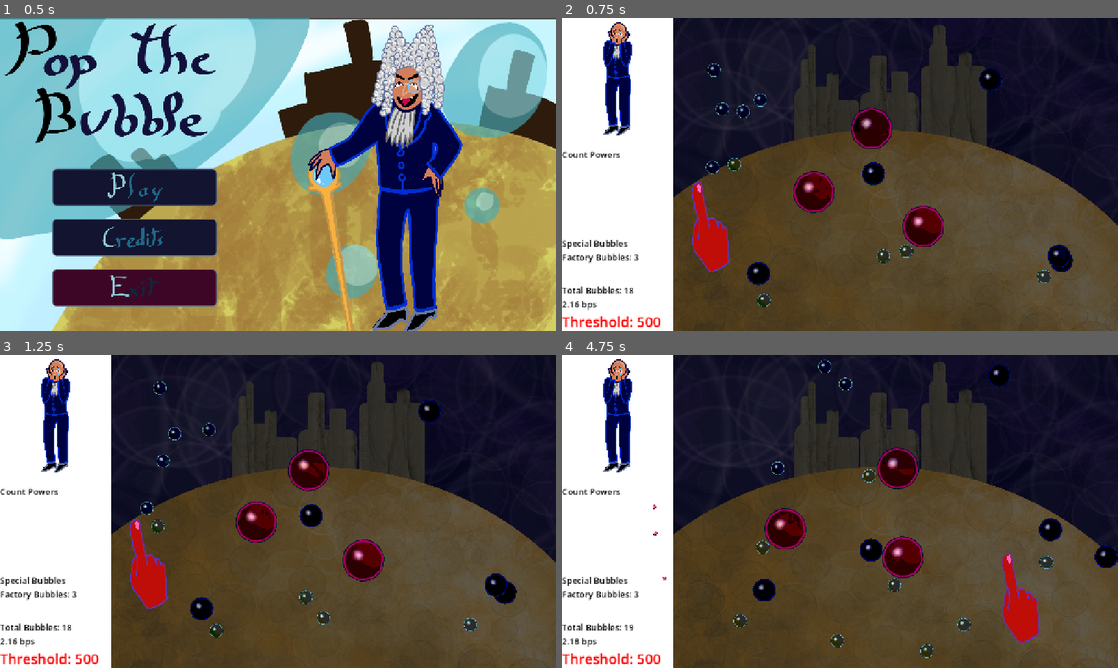
Above: before the commit, frames 1-4 (two rows, left to right).
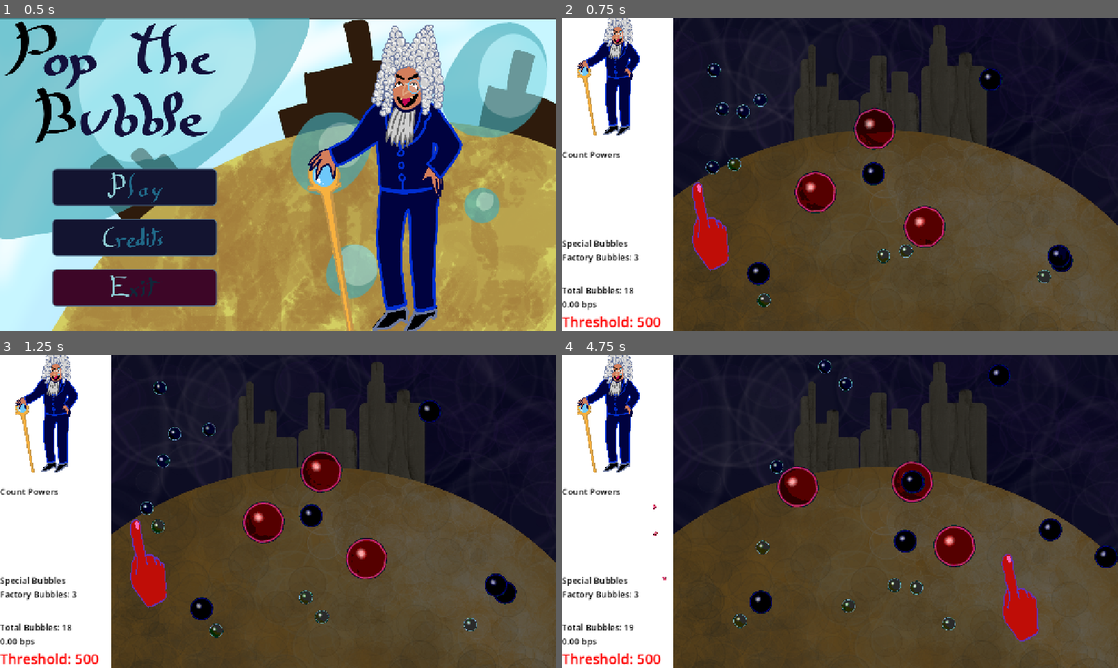
Above: after the commit, the same moments.

Repository: Isaac-SOL/Pop-the-Bubble
Game: Godot game, scene res://scenes/level/main_menu.tscn
Two runs of this game, one before a commit and one after it. Both use one fixed random seed, a clock stepped at 60 frames per second and the inputs below.
Inputs (mouse positions are in pixels of both pictures, inside the frame that each line leads up to):
- Up to frame 1 (0.5 s): no input
- Up to frame 2 (0.75 s): click (695, 187) at 0.5 s
- Up to frame 3 (1.25 s): no input
- Up to frame 4 (4.75 s): move the mouse to (962, 495) at 1.27 s; press the mouse at (962, 495) at 1.28 s; release the mouse at (962, 495) at 2 s; drag from (728, 527) to (606, 511) at 2.02 s; move the mouse to (895, 442) at 2.77 s; press the mouse at (895, 442) at 2.78 s; release the mouse at (895, 442) at 3.5 s; drag from (812, 574) to (689, 527) at 3.52 s; move the mouse to (1006, 558) at 4.27 s; press the mouse at (1006, 558) at 4.28 s

Frame 1 is identical in both runs. In frame 2, 2.7% of the frame differs, in the area x 0-69%, y 0-93%; in frame 3, 3.4%; in frame 4, 6.8%, in the area x 0-89%, y 0-97%.

Commit message:
Added dividen Bubble and refactored the bubble code

Diff:
--- /dev/null
+++ b/assets/models/count/count_normal_frames.tres
@@ -0,0 +1,18 @@
+[gd_resource type="SpriteFrames" format=3 uid="uid://c86m61oel2afq"]
+
+[ext_resource type="Texture2D" uid="uid://8hnufh0baw0t" path="res://assets/models/count/default_avec_perruque.png" id="1_45xox"]
+
+[sub_resource type="AtlasTexture" id="AtlasTexture_0trjh"]
+atlas = ExtResource("1_45xox")
+region = Rect2(0, 0, 2480, 3545)
+
+[resource]
+animations = [{
+"frames": [{
+"duration": 1.0,
+"texture": SubResource("AtlasTexture_0trjh")
+}],
+"loop": 1,
+"name": &"default",
+"speed": 5.0
+}]
--- /dev/null
+++ b/assets/models/count/count_saiyan_frames.tres
@@ -0,0 +1,18 @@
+[gd_resource type="SpriteFrames" format=3 uid="uid://dfn82bndhgi4i"]
+
+[ext_resource type="Texture2D" uid="uid://u65chelvfc7w" path="res://assets/models/count/comte_saiyan.png" id="1_6777o"]
+
+[sub_resource type="AtlasTexture" id="AtlasTexture_3qe8k"]
+atlas = ExtResource("1_6777o")
+region = Rect2(0, 0, 2480, 3545)
+
+[resource]
+animations = [{
+"frames": [{
+"duration": 1.0,
+"texture": SubResource("AtlasTexture_3qe8k")
+}],
+"loop": 1,
+"name": &"default",
+"speed": 5.0
+}]
--- a/scripts/autoloads/Global.gd
+++ b/scripts/autoloads/Global.gd
@@ -6,6 +6,7 @@
 var all_bubbles: Array[Bubble] = []
 var bubble_count : int = 0
 var stonk_bubble_count : int = 0
+var dividend_bubble_count : int = 0
 var speculative_bubble_count : int = 0
 var factory_bubble_count : int = 0
 var nugget_collected : int = 0
--- a/scripts/autoloads/PowerManager.gd
+++ b/scripts/autoloads/PowerManager.gd
@@ -9,9 +9,7 @@
 const BUBBLE_STONK : String = "Bubble Stonk"
 const BUBBLE_METAVERSE : String = "Bubbleverse"
 const BUBBLE_SPECULATIVE : String = "Speculative Bubble"
-
-var BUBBLE_POWER_TEST = BUBBLE_GPT
-
+const BUBBLE_DIVIDEND : String = "Dividend Bubble"
 
 
 var bubble_speed_mult = 1.0
@@ -34,7 +32,7 @@
 			Global.main_node.player_hand.set_collision_layer_value(3, false)
 			update_power_lists(power_id, false)
 		BUBBLE_FACTORY:
-			Global.main_node.spawn_bubble(Util.rand_in_rectangle(Global.main_node.spawn_rect), 3, 1, Global.main_node.BUBBLE_SPAWNER)
+			Global.main_node.spawn_bubble(Util.rand_in_rectangle(Global.main_node.spawn_rect), 3, 1, [BUBBLE_FACTORY])
 		BUBBLE_STONK:
 			var bubbles_copy : Array = Global.all_bubbles.duplicate()
 			bubbles_copy.shuffle()
@@ -51,6 +49,14 @@
 			var random_bubbles : Array = bubbles_copy.slice(0, min(7, bubbles_copy.size()))
 			for bubble in random_bubbles:
 				bubble.set_bubble_speculative()
+		BUBBLE_DIVIDEND:
+			var bubbles_copy : Array = Global.all_bubbles.duplicate()
+			bubbles_copy.shuffle()
+			#Select 2 random bubbles
+			var random_bubbles : Array = bubbles_copy.slice(0, min(2, bubbles_copy.size()))
+			for bubble in random_bubbles:
+				bubble.set_bubble_dividend()
+
 
 
 
--- a/scripts/count/count.gd
+++ b/scripts/count/count.gd
@@ -8,6 +8,8 @@
 
 const COUNT_ENERVE_FRAMES = preload("uid://cj2858f6qw0aj")
 const COUNT_SURPRIS_FRAMES = preload("uid://kve5vfowpgq6")
+const COUNT_NORMAL_FRAMES = preload("uid://c86m61oel2afq")
+const COUNT_SAIYAN_FRAMES = preload("uid://dfn82bndhgi4i")
 
 var rand_range: Vector2 = Vector2(10.0, 20.0)
 var rand_timer: Timer
--- a/scripts/level/main.gd
+++ b/scripts/level/main.gd
@@ -1,7 +1,6 @@
 class_name Main extends Node2D
 
-const BUBBLE_NORMAL = preload("uid://btrnaiw5jker4")
-const BUBBLE_SPAWNER = preload("uid://cqjldkck6wown")
+const BUBBLE = preload("uid://btrnaiw5jker4")
 const NUGGET_EXPLOSION = preload("uid://5hna500nh7w")
 
 const PLANETE_BUBBLE_SECHE_USINE = preload("uid://bg3oe0ctr6p6i")
@@ -35,10 +34,11 @@
 
 
 
-func spawn_bubble(pos: Vector2, level: int, qty: int = 1, template: PackedScene = BUBBLE_NORMAL)-> void:
+func spawn_bubble(pos: Vector2, level: int, qty: int = 1, types: Array = [])-> void:
 	for i in range(qty):
-		var bubble: Bubble = template.instantiate()
+		var bubble: Bubble = BUBBLE.instantiate()
 		bubble.bubble_level = level
+		bubble.bubble_types = types
 		%BubblesParent.add_child(bubble)
 		bubble.position = pos
 		bubble.popped.connect(_on_bubble_popped, ConnectFlags.CONNECT_APPEND_SOURCE_OBJECT)
@@ -66,25 +66,25 @@
 func set_count_phase(phase: int)-> void:
 	match phase:
 		0:
-			PowerManager.phase_powers = [PowerManager.BUBBLE_SPECULATIVE, PowerManager.BUBBLE_METAVERSE, PowerManager.BUBBLE_STONK, PowerManager.BUBBLE_FACTORY, PowerManager.BUBBLE_STORM, PowerManager.BUBBLE_GPT]
-			count.animated_sprite_2d.sprite_frames = count.COUNT_SURPRIS_FRAMES
+			PowerManager.phase_powers = [PowerManager.BUBBLE_DIVIDEND, PowerManager.BUBBLE_SPECULATIVE, PowerManager.BUBBLE_METAVERSE, PowerManager.BUBBLE_STONK, PowerManager.BUBBLE_FACTORY, PowerManager.BUBBLE_STORM, PowerManager.BUBBLE_GPT]
+			count.animated_sprite_2d.sprite_frames = count.COUNT_NORMAL_FRAMES
 			background.texture = PLANETE_BUBBLE_SECHE_USINE
 			for lvl in range(3-1):
 				for i in range(ini_spawn_bylvl[lvl]):
 					spawn_bubble(Util.rand_in_rectangle(spawn_rect), lvl, 1)
 			for i in range(ini_spawn_bylvl[3]):
-				spawn_bubble(Util.rand_in_rectangle(spawn_rect), 3, 1, BUBBLE_SPAWNER)
+				spawn_bubble(Util.rand_in_rectangle(spawn_rect), 3, 1, [PowerManager.BUBBLE_FACTORY])
 		1:
 			PowerManager.phase_powers = [PowerManager.BUBBLE_FACTORY, PowerManager.BUBBLE_STORM, PowerManager.BUBBLE_GPT]
-			count.animated_sprite_2d.sprite_frames = count.COUNT_ENERVE_FRAMES
-			spawn_bubble(Util.rand_in_rectangle(spawn_rect), 3, 3, BUBBLE_SPAWNER)
+			count.animated_sprite_2d.sprite_frames = count.COUNT_SURPRIS_FRAMES
+			spawn_bubble(Util.rand_in_rectangle(spawn_rect), 3, 3, [PowerManager.BUBBLE_FACTORY])
 		2:
 			PowerManager.phase_powers = [PowerManager.BUBBLE_FACTORY, PowerManager.BUBBLE_STORM, PowerManager.BUBBLE_GPT]
 			count.animated_sprite_2d.sprite_frames = count.COUNT_ENERVE_FRAMES
 			background.texture = PLANETE_BUBBLE_MOUILLEE_USINE
 		3:
 			PowerManager.phase_powers = [PowerManager.BUBBLE_FACTORY, PowerManager.BUBBLE_STORM, PowerManager.BUBBLE_GPT]
-			count.animated_sprite_2d.sprite_frames = count.COUNT_ENERVE_FRAMES
+			count.animated_sprite_2d.sprite_frames = count.COUNT_SAIYAN_FRAMES
 		4:
 			PowerManager.phase_powers = [PowerManager.BUBBLE_FACTORY, PowerManager.BUBBLE_STORM, PowerManager.BUBBLE_GPT]
 			count.animated_sprite_2d.sprite_frames = count.COUNT_ENERVE_FRAMES
--- a/scripts/objects/bubbles/bubble.gd
+++ b/scripts/objects/bubbles/bubble.gd
@@ -14,12 +14,19 @@
 @export var bubble_level: int = 0
 @export var bubble_color: Color = Color.WHITE
 
+
 var shader_material : ShaderMaterial
 var speed : float
 var velocity: Vector2
+var bubble_types: Array
 var stonk_count: int = 0
 var is_stonk: bool = false
 var is_speculative: bool = false
+var is_dividend: bool = false
+var timer_dividend: Timer
+var is_factory: bool = false
+var timer_factory: Timer
+var factory_spawn_rate: int = 0
 var nugget_value: int
 
 func _ready() -> void:
@@ -42,10 +49,23 @@
 			4:
 				bubble_color = Color.DARK_RED
 
+
 	shader_material.set_shader_parameter("bubble_color", bubble_color)
 	shader_material.set_shader_parameter("rim_color", bubble_color+Color(0.1,0.1,0.1,0.0))
 	velocity = Vector2(randf_range(-1.0,1.0),randf_range(-1.0,1.0))
 	speed = randf_range(50.0,200.0) /scale.x
+
+	if bubble_types.size() > 0:
+		for type in bubble_types:
+			match type:
+				PowerManager.BUBBLE_DIVIDEND:
+					set_bubble_dividend()
+				PowerManager.BUBBLE_FACTORY:
+					set_bubble_factory()
+				PowerManager.BUBBLE_SPECULATIVE:
+					set_bubble_speculative()
+				PowerManager.BUBBLE_STONK:
+					set_bubble_stonk()
 
 
 func _physics_process(delta: float) -> void:
@@ -71,12 +91,44 @@
 		stonk_count = stonk_value
 		shader_material.set_shader_parameter("rim_color", Color.RED)
 
-func set_bubble_speculative():
+func set_bubble_speculative()-> void:
 	is_speculative = true
 	Global.speculative_bubble_count += 1
 	shader_material.set_shader_parameter("rim_color", Color.GREEN)
 	set_collision_layer_value(3, false)
 	set_collision_mask_value(3, false)
+
+func set_bubble_dividend()-> void:
+	is_dividend = true
+	Global.dividend_bubble_count += 1
+	shader_material.set_shader_parameter("rim_color", Color.YELLOW)
+	shader_material.set_shader_parameter("wobble_strenght", 0.2)
+	timer_dividend = Timer.new()
+	timer_dividend.one_shot = true
+	add_child(timer_dividend)
+	timer_dividend.timeout.connect(create_dividend_bubble)
+	timer_dividend.start(randf_range(3.0,8.0))
+
+func set_bubble_factory()-> void:
+	is_factory = true
+	Global.factory_bubble_count += 1
+	shader_material.set_shader_parameter("rim_color", Color.HOT_PINK)
+	shader_material.set_shader_parameter("wobble_strenght", 0.1)
+	timer_factory = Timer.new()
+	timer_factory.one_shot = true
+	add_child(timer_factory)
+	timer_factory.timeout.connect(create_factory_bubble)
+	timer_factory.start(randf_range(3.0,8.0))
+
+func create_dividend_bubble()-> void:
+		Global.main_node.spawn_bubble(Vector2(position.x+randf_range(-1.0,1.0), position.y+randf_range(-1.0,1.0)), bubble_level, 1, [PowerManager.BUBBLE_DIVIDEND])
+		timer_dividend.start(randf_range(3.0,8.0))
+
+func create_factory_bubble()-> void:
+		Global.main_node.spawn_bubble(Vector2(position.x+randf_range(-1.0,1.0), position.y+randf_range(-1.0,1.0)), 1, 2)
+		timer_factory.start(randf_range(3.0,8.0))
+
+
 
 func bubble_popped()-> void:
 	if stonk_count > 0:
@@ -89,12 +141,24 @@
 			Global.stonk_bubble_count -= 1
 		if is_speculative:
 			Global.speculative_bubble_count -= 1
+		if is_dividend:
+			Global.dividend_bubble_count -= 1
+		if is_factory:
+			Global.factory_bubble_count -=1
+
 		AudioManager.playAudio_stream_sfx(&"bubble_pop")
 		if bubble_level > 3:
 			Global.main_node.spawn_bubble(self.global_position, bubble_level-2, bubble_level, Global.main_node.BUBBLE_SPAWNER)
+
 		popped.emit(false)
 
 func bubble_deleted()-> void:
 	if is_stonk:
 		Global.stonk_bubble_count -= 1
+	if is_speculative:
+		Global.speculative_bubble_count -= 1
+	if is_dividend:
+		Global.dividend_bubble_count -= 1
+	if is_factory:
+		Global.factory_bubble_count -=1
 	popped.emit(true)
Not shown: 2 places in assets/models/count/count_surpris_frames.tres that only renumber resources
